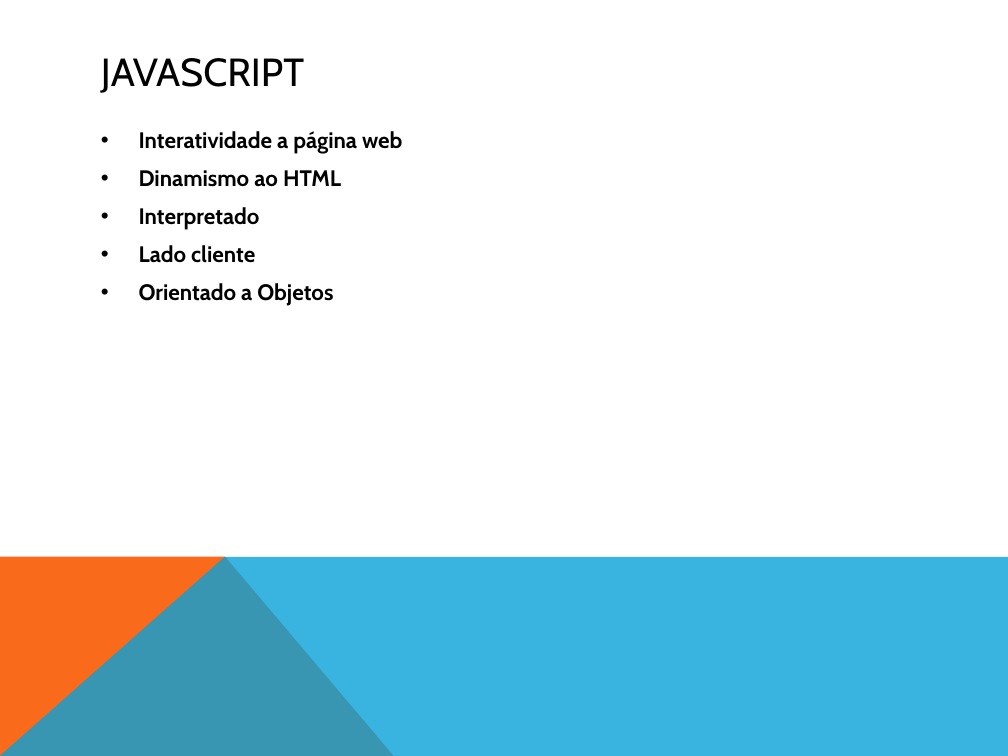
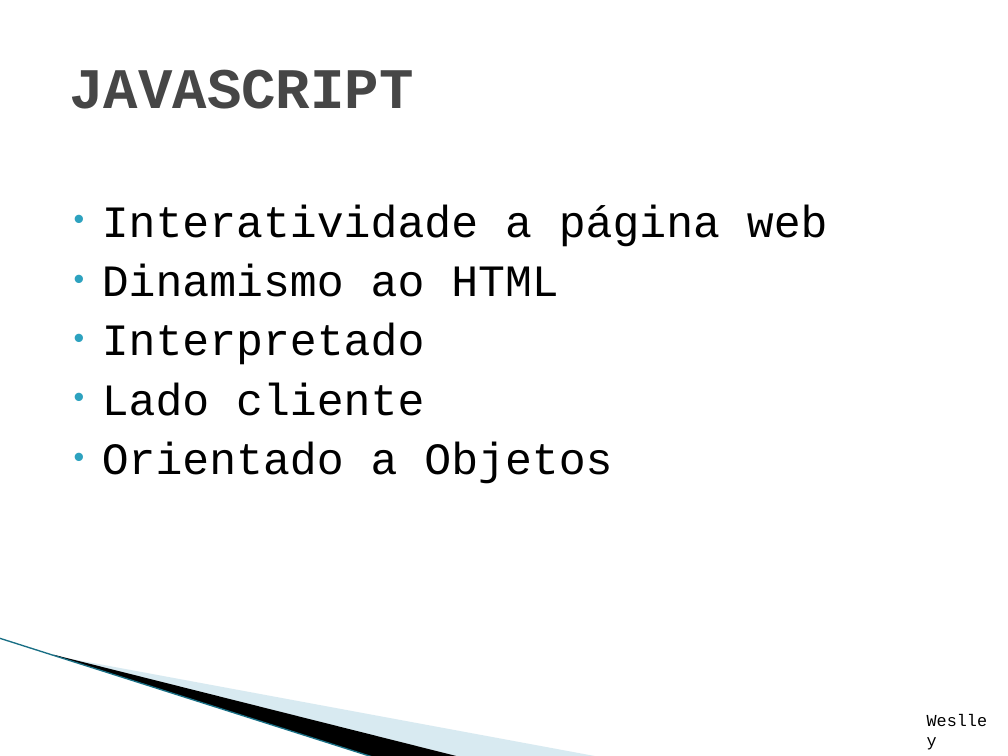
Before and after one commit to WeslleySanto/UNIP-CC, a slide deck: slide 5 of TCC/apresentação-tcc.pptx. Drawn at 1008x756 pixels with LibreOffice and Linux fonts; fonts in the diff are those of the drawing; background and template pictures are left out. Boxes give left, top, right and bottom in pixels: in the first picture for what was removed or moved away, otherwise in the second. Text is boxed around its words. In the diff, an @@ line names an element or a change of style, - is before the commit and + after.

```diff
--- a/TCC/apresentação-tcc.pptx
+++ b/TCC/apresentação-tcc.pptx
@@ title "JAVASCRIPT": place and size @@
-title "JAVASCRIPT" at (101,58,304,93)
+title "JAVASCRIPT" at (69,69,413,109)
@@ title "JAVASCRIPT" at (69,69,413,109): size 28 to 41 pt, font Cabin to Courier New, text colour #000000 to #464646, bold on @@
@@ text "Interatividade a página web": place and size @@
-text "Interatividade a página web" at (139,131,402,306)
+text "Interatividade a página web" at (102,205,828,484)
@@ text "Interatividade a página web" at (102,205,828,484): size 16 to 32 pt, font Cabin to Courier New, bold off; indent changed; less space between paragraphs @@
@@ freeform shape removed at (0,556,1008,756) @@
@@ line added from (0, 638) to (374, 756), #97C5D8 0.95 pt @@
@@ freeform shape: place and size @@
-freeform shape at (0,556,394,756)
+freeform shape at (53,654,461,756)
@@ freeform shape at (53,654,461,756): fill #F96A1B to #000000 @@
@@ freeform shape added at (55,655,600,756), fill #A0CBDC at 40% opacity @@
@@ text added at (916,705,997,735), 12 pt, text #000000 @@
+Weslley
```
Also in this commit, not shown: 16 other slides changed, 6 slides added, 1 slide removed.
